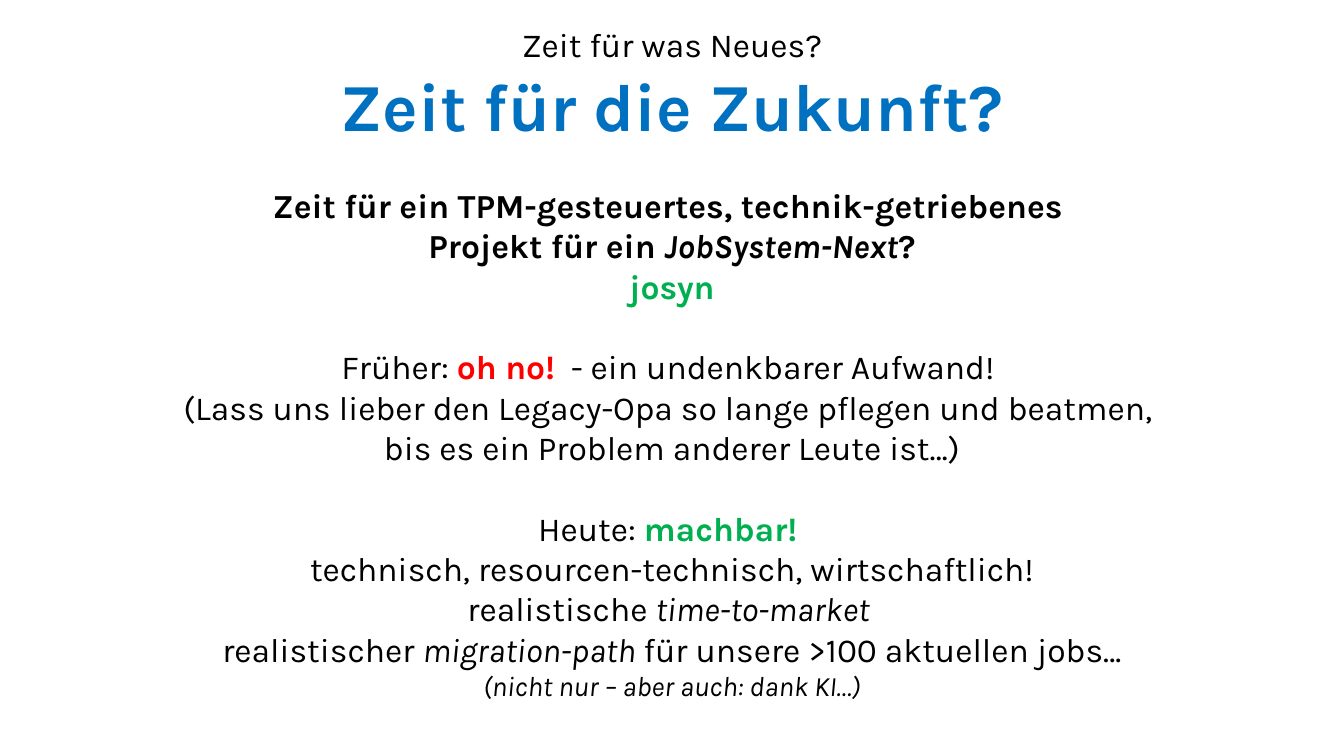
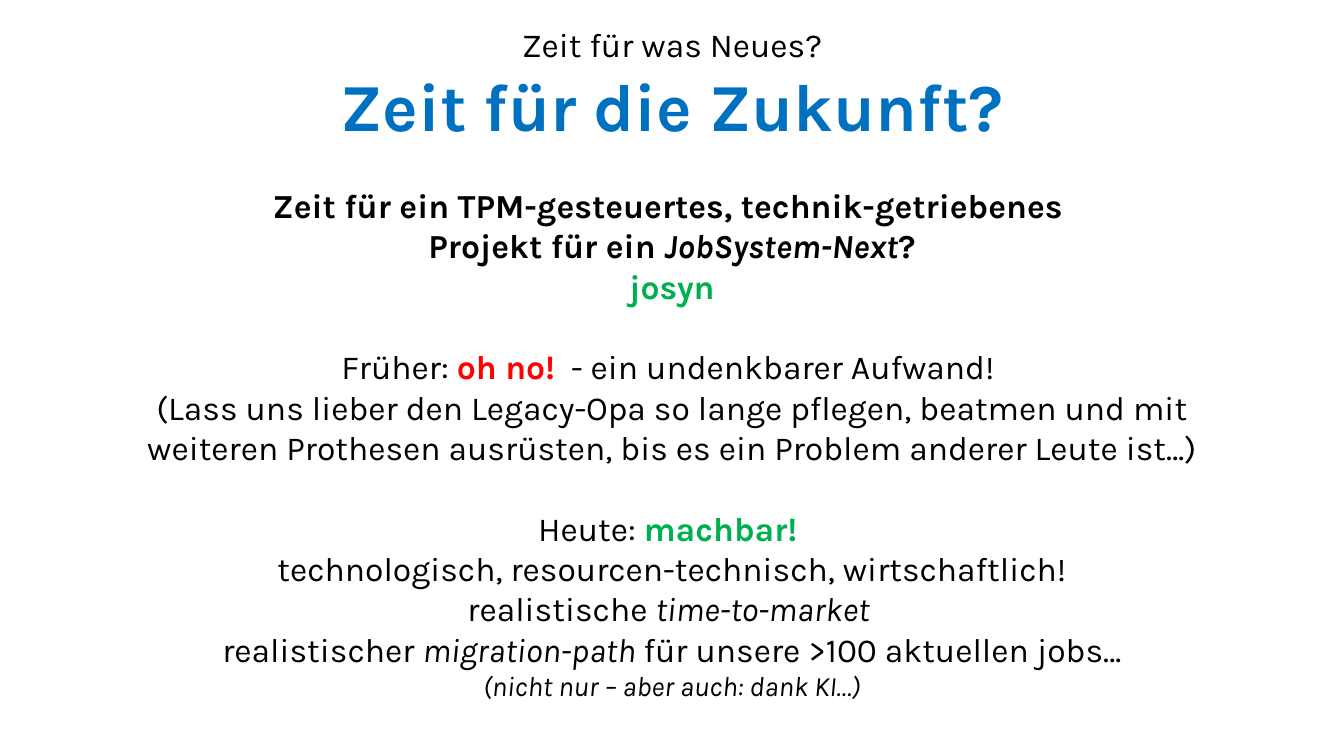
Before and after one commit to ckluth/josyn-platform, a slide deck: slide 5 of josyn-intro.pptx. Drawn at 1344x756 pixels with LibreOffice and Linux fonts; fonts in the diff are those of the drawing. Boxes give left, top, right and bottom in pixels: in the first picture for what was removed or moved away, otherwise in the second. Text is boxed around its words. In the diff, an @@ line names an element or a change of style, - is before the commit and + after.

```diff
--- a/josyn-intro.pptx
+++ b/josyn-intro.pptx
@@ text at (x1=147, y1=395, x2=1196, y2=464): text changed @@
-(Lass uns lieber den Legacy-Opa so lange pflegen und beatmen,
-bis es ein Problem anderer Leute ist…)
+(Lass uns lieber den Legacy-Opa so lange pflegen, beatmen und mit weiteren Prothesen ausrüsten, bis es ein Problem anderer Leute ist…)
@@ text at (x1=277, y1=558, x2=1066, y2=590): text changed @@
-technisch, resourcen-technisch, wirtschaftlich!
+technologisch, resourcen-technisch, wirtschaftlich!
```
Also in this commit, not shown: 4 other slides changed, 1 slide added, 6 slides removed.
